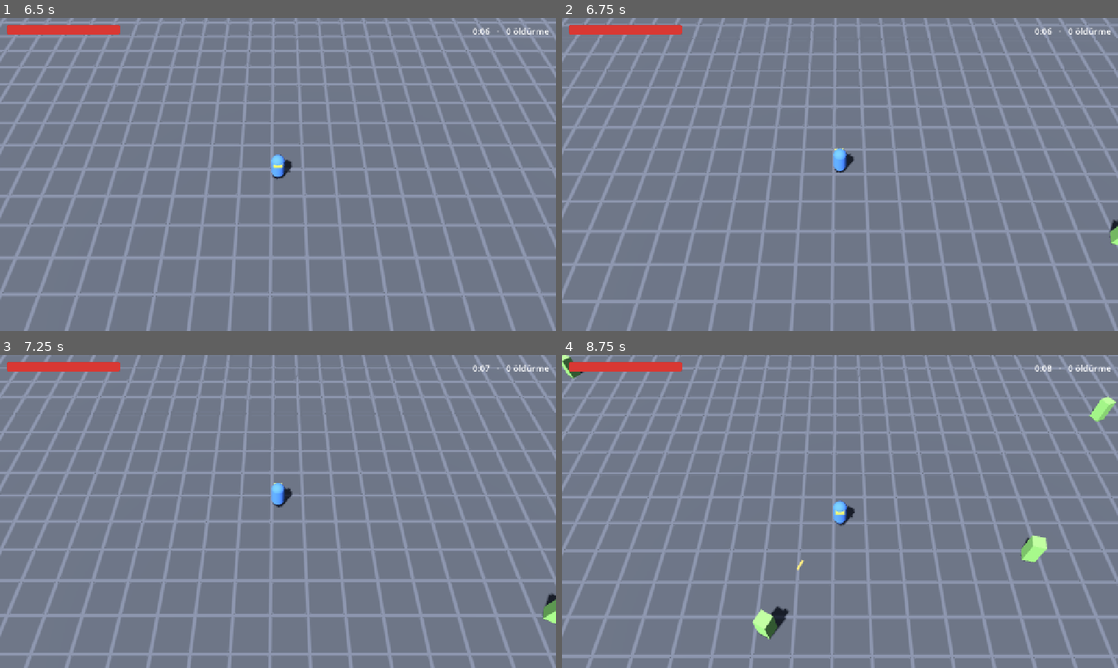
Above: before the commit, frames 1-4 (two rows, left to right).
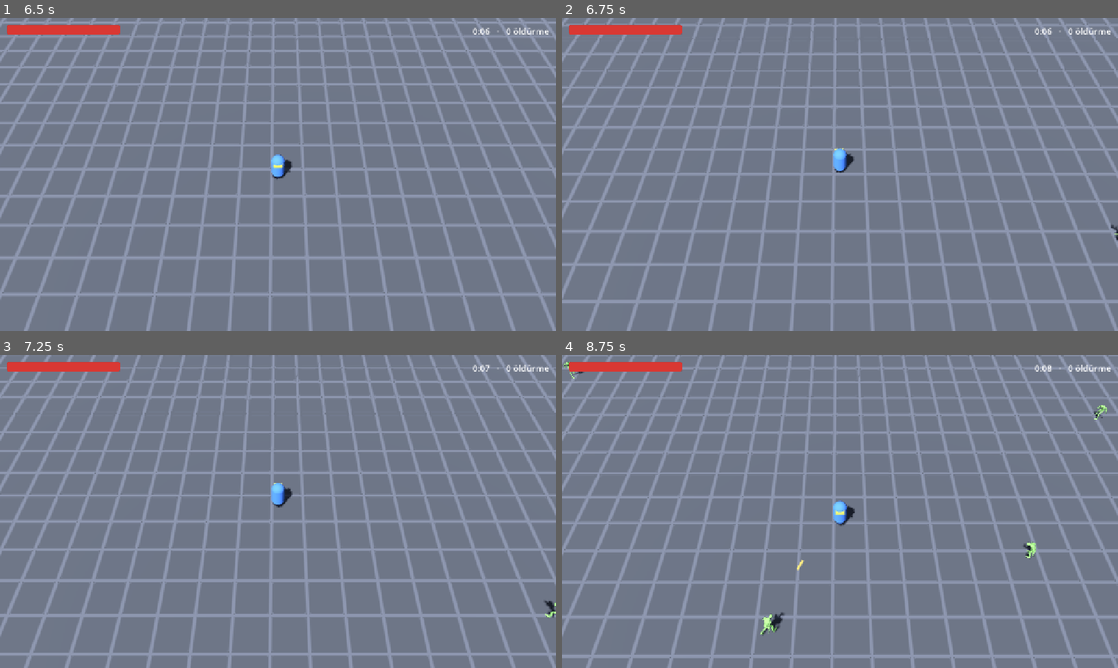
Above: after the commit, the same moments.

Repository: AIVoidLabs/Deadzone-Last-Stand
Game: Godot game, scene res://scenes/main.tscn
The game is run twice, just before and just after one commit, with the same random seed, the same clock (stepped at 60 frames per second) and the same inputs.
Inputs (mouse positions are in pixels of both pictures, inside the frame that each line leads up to):
- Up to frame 1 (6.5 s): tap Enter at 0.5 s; move the mouse to (400, 158) at 0.52 s; hold D (move_right) 0.53-1.25 s; hold Shift 0.53-1.25 s; click (400, 158) at 0.67 s; drag from (166, 190) to (250, 237) at 1.27 s; move the mouse to (333, 105) at 2.02 s; hold D (move_right) 2.03-2.75 s; tap Ctrl at 2.1 s; drag from (250, 237) to (111, 127) at 2.77 s; move the mouse to (444, 221) at 3.52 s; hold A (move_left) 3.53-4.25 s; tap Alt at 3.6 s; drag from (111, 127) to (194, 96) at 4.27 s; move the mouse to (305, 174) at 5.02 s; hold S (move_down) 5.03-5.75 s; hold Shift 5.03-5.75 s; click (305, 174) at 5.17 s; drag from (194, 96) to (166, 190) at 5.77 s
- Up to frame 2 (6.75 s): tap R (restart) at 6.5 s; move the mouse to (962, 158) at 6.52 s; hold W (move_up) from 6.53 s (still down); tap Ctrl at 6.6 s
- Up to frame 3 (7.25 s): keep holding W (move_up)
- Up to frame 4 (8.75 s): release W (move_up) at 7.25 s; drag from (728, 527) to (812, 574) at 7.27 s; move the mouse to (895, 442) at 8.02 s; hold S (move_down) from 8.03 s (still down); tap Alt at 8.1 s

Frame 1 is identical in both runs. In frame 2, 0.1% of the frame differs, in the area x 98-100%, y 64-73%; in frame 3, 0.2%; in frame 4, 0.9%, in the area x 0-100%, y 0-91%.

Commit message:
feat: animasyonlu zombi görüntüsü ve sürü ölçümü (2.4-2.5)
Zombiler ortak iskeletli mankenle ve yürüyüş animasyonuyla çizilir
(Tuning.FEATURE_ZOMBIE_MODEL). Ölçüm: 60 FPS tavanı ~500 zombi;
profil sınırları 150/250/350. Aşama 2 bitti.

Co-Authored-By: Claude Fable 5.2 <noreply@anthropic.com>

Diff:
--- a/scripts/data/enemy_data.gd
+++ b/scripts/data/enemy_data.gd
@@ -13,6 +13,7 @@
 		"radius": 0.45,
 		"height": 1.6,
 		"color": Color(0.42, 0.6, 0.32),
+		"anim_walk": &"ual2/Zombie_Walk_Fwd",
 	},
 }
 
--- a/scripts/data/quality_profiles.gd
+++ b/scripts/data/quality_profiles.gd
@@ -1,8 +1,9 @@
 class_name QualityProfiles
 extends RefCounted
 ## Platforma bağlı her değer burada. Oyun kodu yalnız aktif profili okur.
-## max_enemies: Aşama 1 ölçümünde kutu zombilerle 60 FPS tavanı ~1350 (RTX 3050 Ti Laptop).
-## Yüksek profil bunun yaklaşık yarısında; iskeletli modeller (Aşama 5) gelince yeniden ölçülür.
+## max_enemies: Aşama 2.5 ölçümünde animasyonlu mankenle (2.5 bin üçgen, 25 kemik) 60 FPS tavanı
+## ~500, 350'de ~96 FPS (RTX 3050 Ti Laptop). Efektlere pay kalsın diye yüksek profil 350.
+## Karışık türlerle Aşama 7.5'te yeniden ölçülür.
 
 const LOW: StringName = &"low"
 const MEDIUM: StringName = &"medium"
@@ -11,9 +12,9 @@
 const ORDER: Array[StringName] = [&"low", &"medium", &"high"]
 
 const TABLE: Dictionary = {
-	&"low": {"max_enemies": 200, "shadows": false, "msaa": 0},
-	&"medium": {"max_enemies": 350, "shadows": true, "msaa": 1},
-	&"high": {"max_enemies": 600, "shadows": true, "msaa": 2},
+	&"low": {"max_enemies": 150, "shadows": false, "msaa": 0},
+	&"medium": {"max_enemies": 250, "shadows": true, "msaa": 1},
+	&"high": {"max_enemies": 350, "shadows": true, "msaa": 2},
 }
 
 
--- a/scripts/enemies/zombie_visual.gd
+++ b/scripts/enemies/zombie_visual.gd
@@ -1,21 +1,29 @@
 class_name ZombieVisual
 extends Node3D
-## Zombi görüntüsü (şimdilik kutu). Aşama 5'te ortak iskeletli model buraya takılır.
-## Malzeme ve mesh türe göre paylaşılır; vuruş parlaması örnek başına.
+## Zombi görüntüsü: ortak iskeletli model + animasyon (Tuning.FEATURE_ZOMBIE_MODEL kapalıysa kutu).
+## Şimdilik deneme mankeni; Aşama 4.1'de zombi modeli buraya takılır.
+## Malzeme türe göre paylaşılır; vuruş parlaması örnek başına.
 
 const FLASH_SHADER: Shader = preload("res://assets/shaders/flash_lit.gdshader")
-const WIDTH_FACTOR: float = 1.6
+const MODEL: PackedScene = preload("res://assets/models/characters/mannequin.glb")
+const ANIM_LIBRARY_NAME: StringName = &"ual2"
+const ANIM_LIBRARY: AnimationLibrary = preload("res://assets/models/anim/ual2.glb")
+const BOX_WIDTH_FACTOR: float = 1.6
 
-static var _meshes: Dictionary = {}
+static var _box_meshes: Dictionary = {}
 static var _materials: Dictionary = {}
 
-var _mesh_instance: MeshInstance3D
+var _meshes: Array[MeshInstance3D] = []
+var _animation: AnimationPlayer
+var _walk_clip: StringName
 var _flash_left: float = 0.0
 
 
 func _init() -> void:
-	_mesh_instance = MeshInstance3D.new()
-	add_child(_mesh_instance)
+	if Tuning.FEATURE_ZOMBIE_MODEL:
+		_build_model()
+	else:
+		_build_box()
 	set_process(false)
 
 
@@ -44,28 +52,78 @@
 
 
 func _on_state_changed(new_state: int, _old_state: int) -> void:
-	if new_state != Zombie.State.CHASE:
-		_flash_left = 0.0
-		_set_flash(0.0)
-		set_process(false)
+	if new_state == Zombie.State.CHASE:
+		_start_walk()
+		return
+	_flash_left = 0.0
+	_set_flash(0.0)
+	set_process(false)
+	# Havuzdaki (görünmeyen) zombi animasyon hesaplamasın.
+	if _animation != null:
+		_animation.stop()
 
 
 func _set_flash(value: float) -> void:
-	_mesh_instance.set_instance_shader_parameter(&"flash", value)
+	for mesh: MeshInstance3D in _meshes:
+		mesh.set_instance_shader_parameter(&"flash", value)
+
+
+func _build_model() -> void:
+	var model: Node3D = MODEL.instantiate() as Node3D
+	add_child(model)
+	for node: Node in model.find_children("*", "MeshInstance3D", true, false):
+		_meshes.append(node as MeshInstance3D)
+	_animation = AnimationPlayer.new()
+	model.add_child(_animation)
+	_animation.add_animation_library(ANIM_LIBRARY_NAME, ANIM_LIBRARY)
+
+
+func _build_box() -> void:
+	var mesh: MeshInstance3D = MeshInstance3D.new()
+	add_child(mesh)
+	_meshes.append(mesh)
 
 
 func _apply_kind(row: Dictionary) -> void:
+	var material: ShaderMaterial = _material_for(row)
+	var height: float = row["height"]
+	if _animation == null:
+		var box: MeshInstance3D = _meshes[0]
+		box.mesh = _box_mesh_for(row)
+		box.material_override = material
+		box.position.y = height * 0.5
+		return
+	for mesh: MeshInstance3D in _meshes:
+		mesh.material_override = material
+	scale = Vector3.ONE * (height / Tuning.CHARACTER_MODEL_HEIGHT)
+	_walk_clip = row["anim_walk"]
+
+
+## Yürüyüşü rastgele bir kareden ve biraz farklı hızda başlatır; sürü aynı adımda yürümez.
+func _start_walk() -> void:
+	if _animation == null or _walk_clip == &"":
+		return
+	var variance: float = Tuning.ZOMBIE_ANIM_SPEED_VARIANCE
+	_animation.speed_scale = randf_range(1.0 - variance, 1.0 + variance)
+	_animation.play(_walk_clip)
+	_animation.seek(randf() * _animation.current_animation_length)
+
+
+static func _material_for(row: Dictionary) -> ShaderMaterial:
 	var id: StringName = row["id"]
-	var height: float = row["height"]
-	if not _meshes.has(id):
+	if not _materials.has(id):
+		var material: ShaderMaterial = ShaderMaterial.new()
+		material.shader = FLASH_SHADER
+		material.set_shader_parameter(&"albedo", row["color"])
+		_materials[id] = material
+	return _materials[id]
+
+
+static func _box_mesh_for(row: Dictionary) -> BoxMesh:
+	var id: StringName = row["id"]
+	if not _box_meshes.has(id):
 		var radius: float = row["radius"]
 		var box: BoxMesh = BoxMesh.new()
-		box.size = Vector3(radius * WIDTH_FACTOR, height, radius * WIDTH_FACTOR)
-		_meshes[id] = box
-		var mat: ShaderMaterial = ShaderMaterial.new()
-		mat.shader = FLASH_SHADER
-		mat.set_shader_parameter(&"albedo", row["color"])
-		_materials[id] = mat
-	_mesh_instance.mesh = _meshes[id]
-	_mesh_instance.material_override = _materials[id]
-	_mesh_instance.position.y = height * 0.5
+		box.size = Vector3(radius * BOX_WIDTH_FACTOR, row["height"], radius * BOX_WIDTH_FACTOR)
+		_box_meshes[id] = box
+	return _box_meshes[id]
--- a/scripts/tuning.gd
+++ b/scripts/tuning.gd
@@ -9,6 +9,8 @@
 const FEATURE_PLAYER_IFRAMES: bool = true
 const FEATURE_SPAWN_RAMP: bool = true
 const FEATURE_START_FULLSCREEN: bool = true
+## Kapalıyken zombiler Aşama 1'deki kutularla çizilir.
+const FEATURE_ZOMBIE_MODEL: bool = true
 
 # --- Arena ---
 const ARENA_SIZE: float = 60.0
@@ -33,6 +35,12 @@
 # --- Zombi sürüsü ---
 const ENEMY_SEPARATION_STRENGTH: float = 7.0
 const ENEMY_MAX_SPEED_FACTOR: float = 1.6
+
+# --- Zombi görüntüsü ---
+## Ortak iskeletli modelin dinlenme pozundaki boyu; tür boyu buna oranlanır.
+const CHARACTER_MODEL_HEIGHT: float = 1.83
+## Zombiler aynı adımda yürümesin diye animasyon hızına eklenen rastgele pay (±).
+const ZOMBIE_ANIM_SPEED_VARIANCE: float = 0.15
 
 # --- Doğma ---
 const SPAWN_INTERVAL_START: float = 1.0
Not shown, changed: docs/DECISIONS.md
Not shown, changed: docs/GAME_DESIGN.md
Not shown, changed: docs/PROGRESS.md
Not shown, changed: docs/ROADMAP.md
